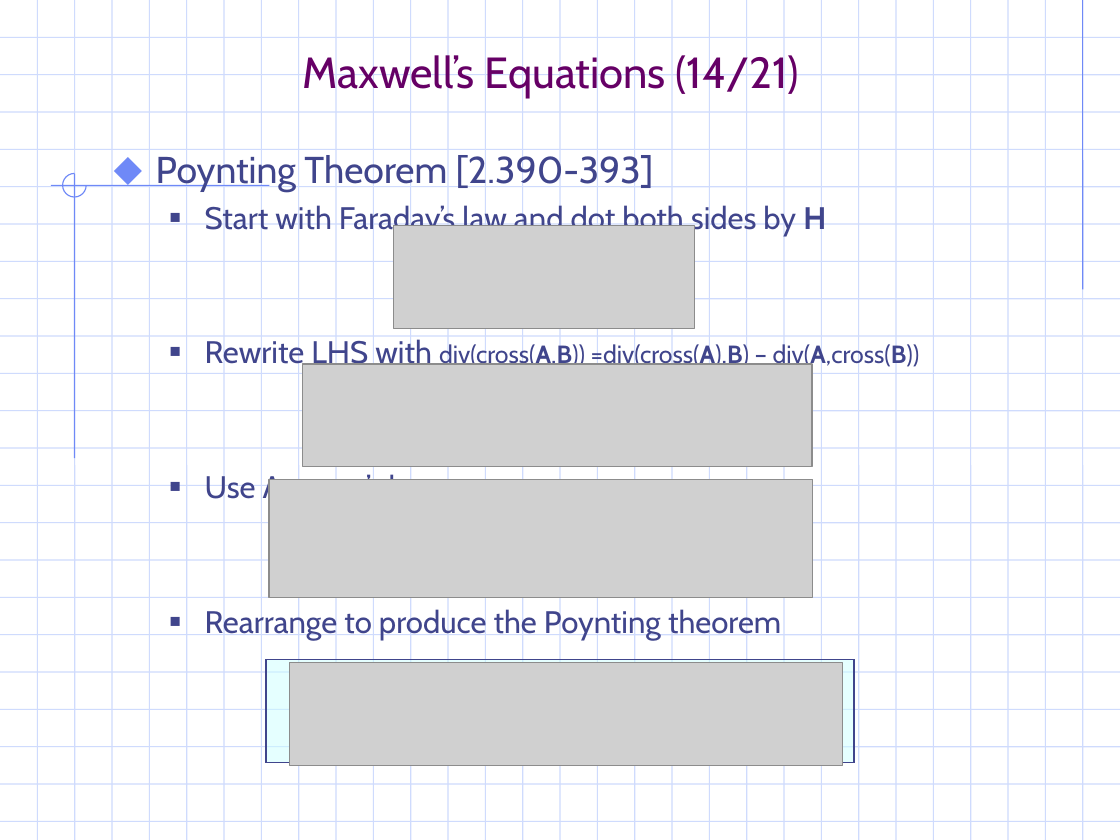
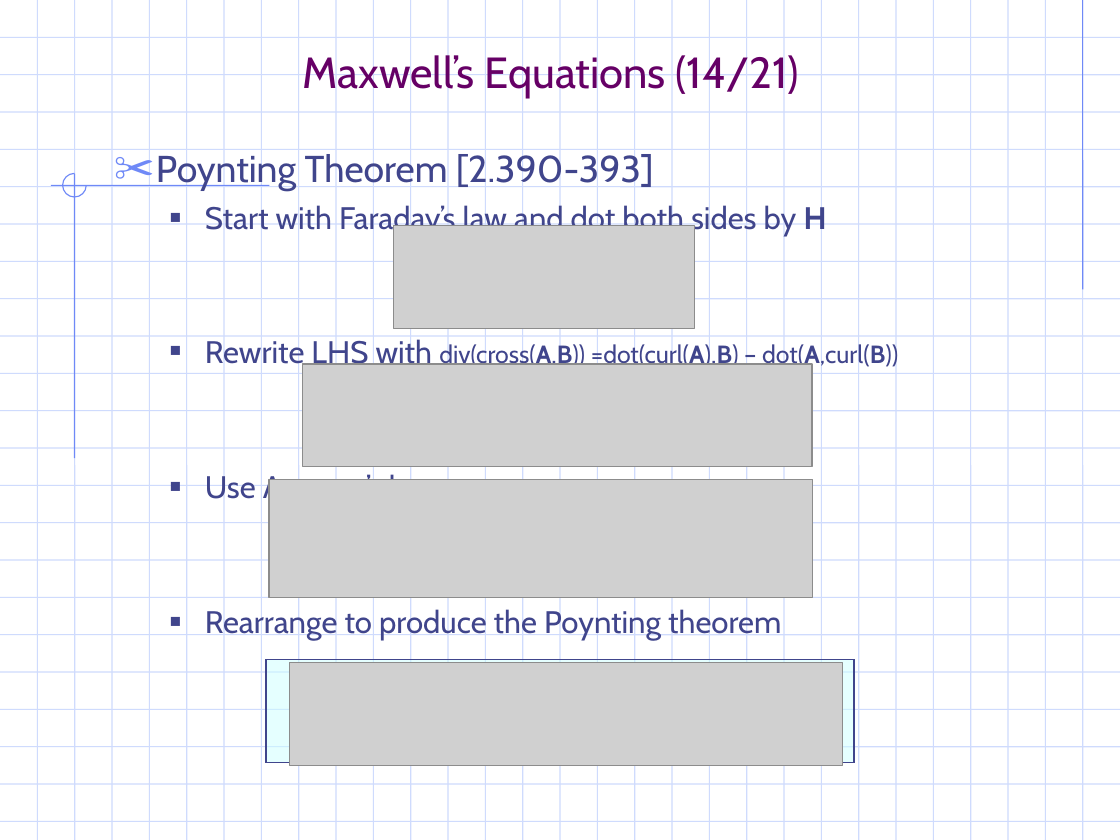
Before and after one commit to gravmath/Projects, a slide deck: slide 18 of PowerPoint/EM_notes.ppt. Drawn at 1120x840 pixels with LibreOffice and Linux fonts; fonts in the diff are those of the drawing; grey boxes stand for pictures; background and template pictures are left out. Boxes give left, top, right and bottom in pixels: in the first picture for what was removed or moved away, otherwise in the second. Text is boxed around its words. In the diff, an @@ line names an element or a change of style, - is before the commit and + after.

```diff
--- a/PowerPoint/EM_notes.ppt
+++ b/PowerPoint/EM_notes.ppt
@@ text at <box>156,151,654,191</box>: bullet ⬥ to ✂ @@
@@ text at <box>205,336,898,370</box>: text changed @@
-  ■ Rewrite LHS with div(cross(A,B)) =div(cross(A),B) – div(A,cross(B))
+  ■ Rewrite LHS with div(cross(A,B)) =dot(curl(A),B) – dot(A,curl(B))
```
Also in this commit, not shown: 34 other slides changed, 8 slides added, 6 other files.
